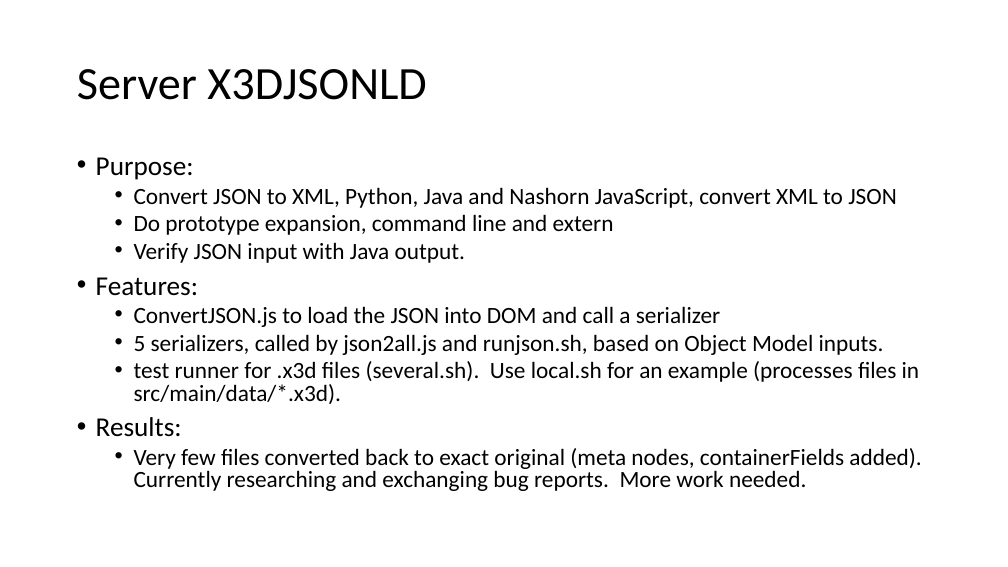
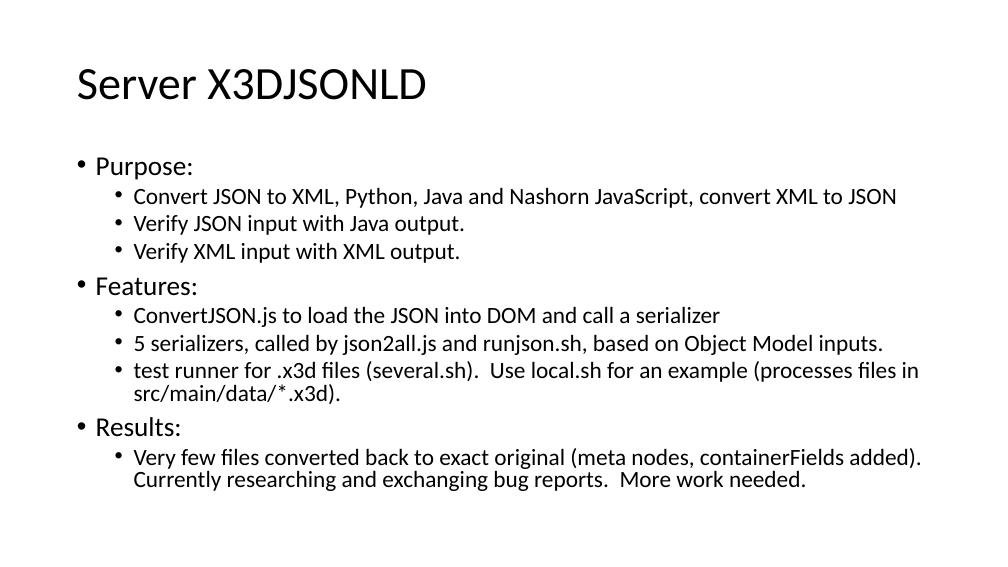
Before and after one commit to coderextreme/X3DJSONLD, a slide deck: slide 17 of doc/X3DJSONLoaderTutorial.pptx. Drawn at 1008x567 pixels with LibreOffice and Linux fonts; fonts in the diff are those of the drawing. Boxes give left, top, right and bottom in pixels: in the first picture for what was removed or moved away, otherwise in the second. Text is boxed around its words. In the diff, an @@ line names an element or a change of style, - is before the commit and + after.

Commit message:
fixed server caps

```diff
--- a/doc/X3DJSONLoaderTutorial.pptx
+++ b/doc/X3DJSONLoaderTutorial.pptx
@@ text at <box>134,214,614,235</box>: paragraph removed @@
-  • Do prototype expansion, command line and extern
@@ text at <box>134,242,460,263</box>: paragraph added @@
+  • Verify XML input with XML output.
```
